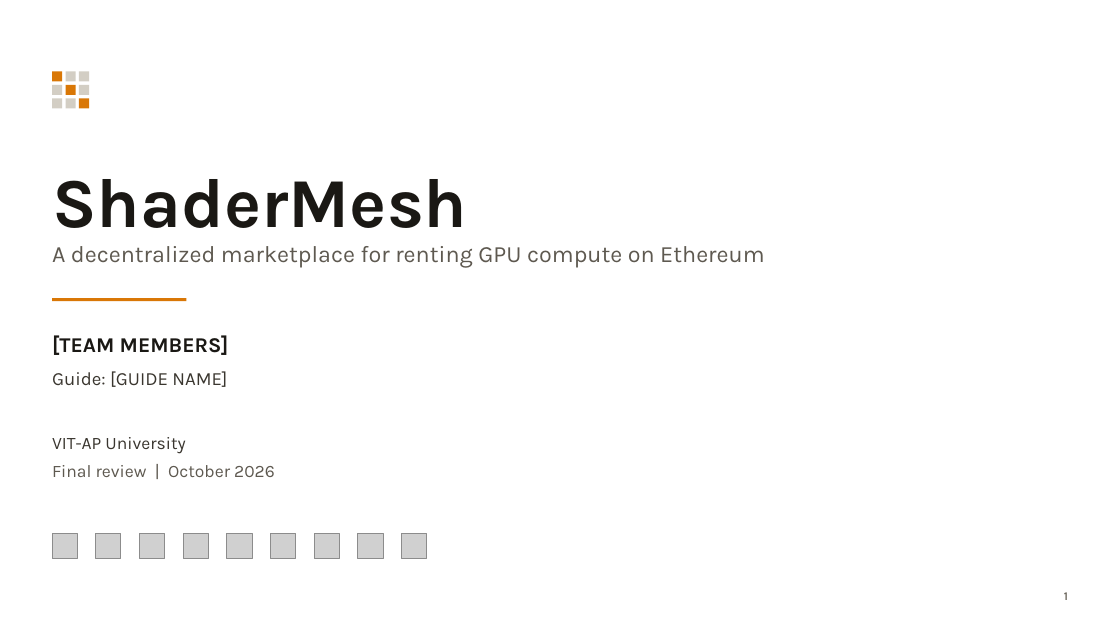
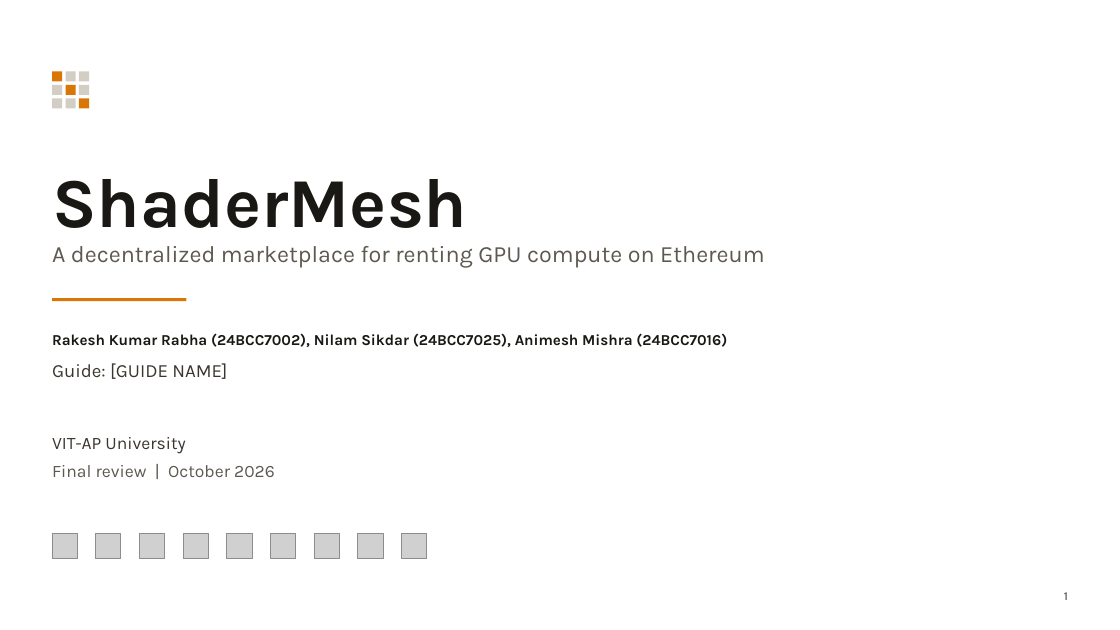
Before and after one commit to 0xPixelNinja/ShaderMesh, a slide deck: slide 1 of docs/ShaderMesh-Presentation.pptx. Drawn at 1120x630 pixels with LibreOffice and Linux fonts; fonts in the diff are those of the drawing; grey boxes stand for pictures. Boxes give left, top, right and bottom in pixels: in the first picture for what was removed or moved away, otherwise in the second. Text is boxed around its words. In the diff, an @@ line names an element or a change of style, - is before the commit and + after.

Commit message:
docs: add team members to the project report and deck

```diff
--- a/docs/ShaderMesh-Presentation.pptx
+++ b/docs/ShaderMesh-Presentation.pptx
@@ text at box(52, 333, 727, 347): text changed; size 18 to 13 pt @@
-[TEAM MEMBERS]
+Rakesh Kumar Rabha (24BCC7002), Nilam Sikdar (24BCC7025), Animesh Mishra (24BCC7016)
```
Also in this commit, not shown: 4 other files.
